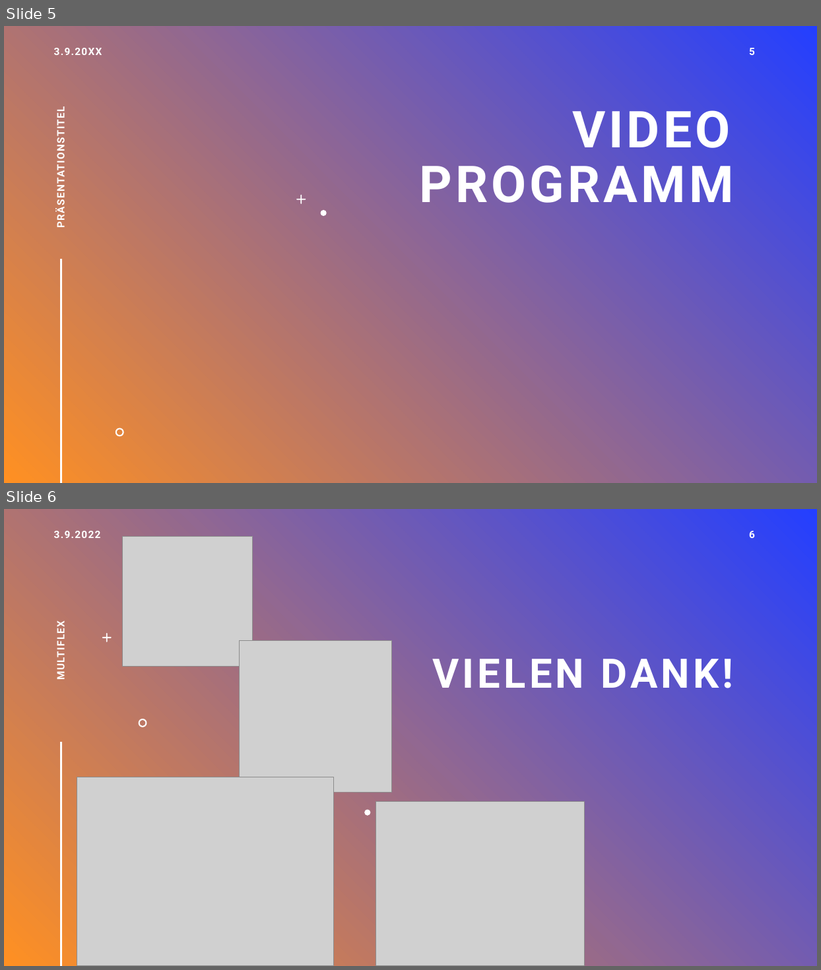
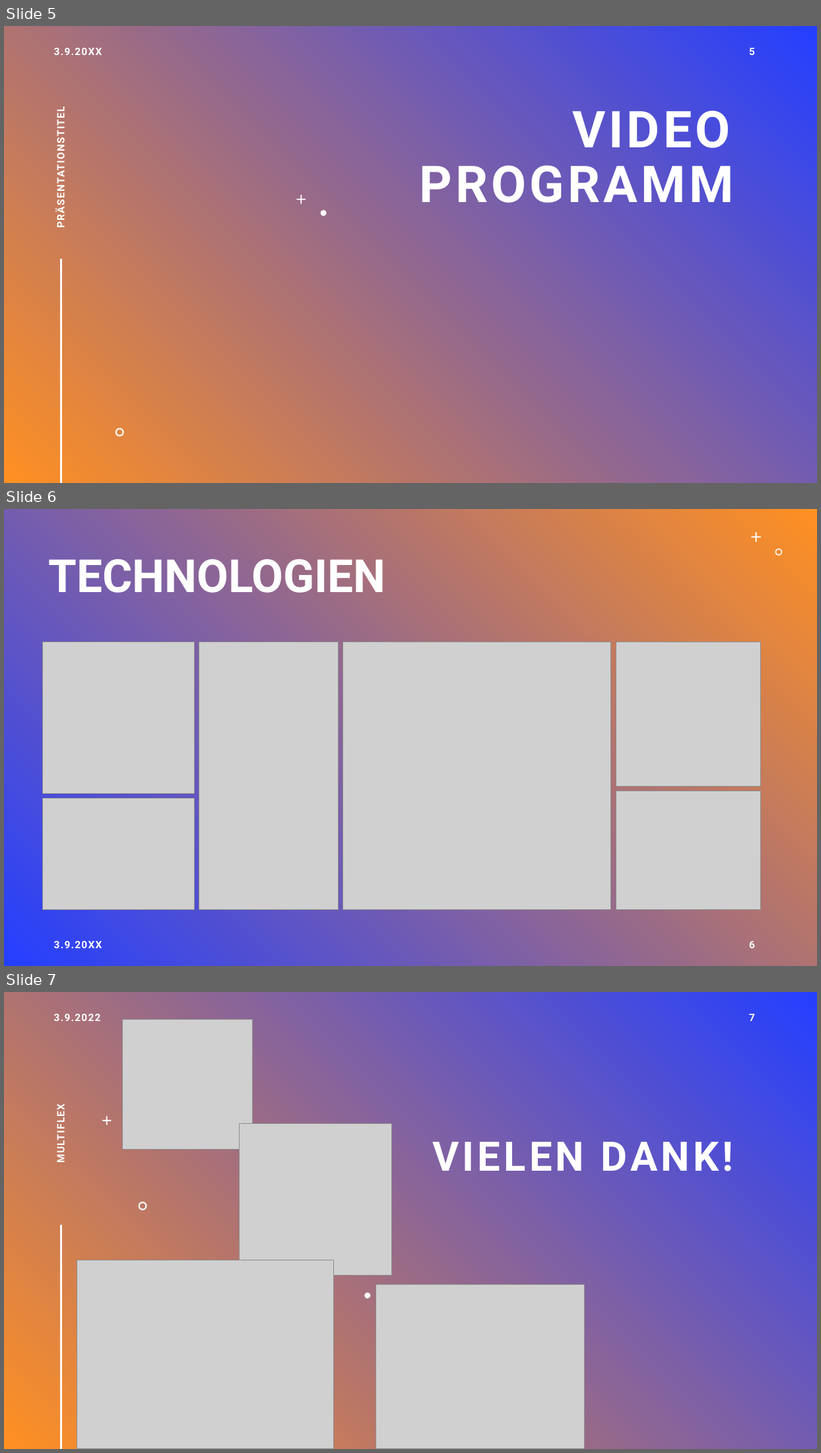
Before and after one commit to LegitesMax/multiflexlbkv, a slide deck: Präsentation/MultiFlex.pptx. Shown one above the other, each under a label of ours: slides 5 and 6 before the commit, slides 5, 6 and 7 after it. The pictures are 821x970 and 821x1453 pixels, drawn with LibreOffice and Linux fonts; fonts in the diff are those of the drawing; grey boxes stand for pictures. Boxes give left, top, right and bottom in pixels: in the first picture for what was removed or moved away, otherwise in the second. Text is boxed around its words. In the diff, an @@ line names an element or a change of style, - is before the commit and + after.

Commit message:
Video PowerPoint

```diff
--- a/Präsentation/MultiFlex.pptx
+++ b/Präsentation/MultiFlex.pptx
@@ slide 6 added at [4, 509, 817, 966], background gradient #243FFF to #FF9022 @@
@@ freeform shape added at [751, 532, 762, 543], fill #FFFFFF @@
@@ title added at [48, 551, 385, 603], 54 pt, text #FFFFFF, bold @@
+TECHNOLOGIEN
@@ freeform shape added at [776, 549, 783, 556], fill #FFFFFF @@
@@ picture added at [42, 642, 194, 794] @@
@@ picture added at [199, 642, 338, 910] @@
@@ picture added at [343, 642, 612, 910] @@
@@ picture added at [616, 642, 761, 787] @@
@@ picture added at [42, 799, 194, 910] @@
@@ picture added at [616, 791, 761, 910] @@
@@ text added at [54, 941, 102, 949], 12 pt, text #FFFFFF, bold @@
+3.9.20XX
@@ page number added at [749, 941, 755, 949], 12 pt, text #FFFFFF, bold @@
+6
@@ what was slide 6 is now slide 7 @@
@@ page number at [749, 1014, 755, 1021]: text changed @@
-6
+7
```
